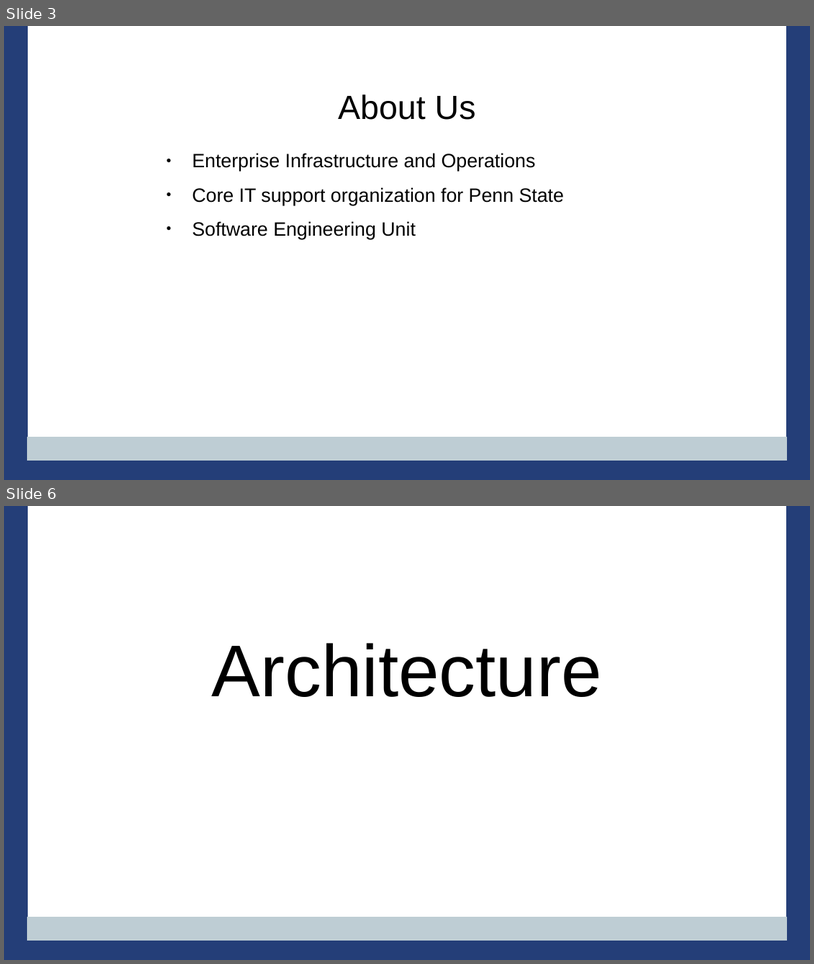
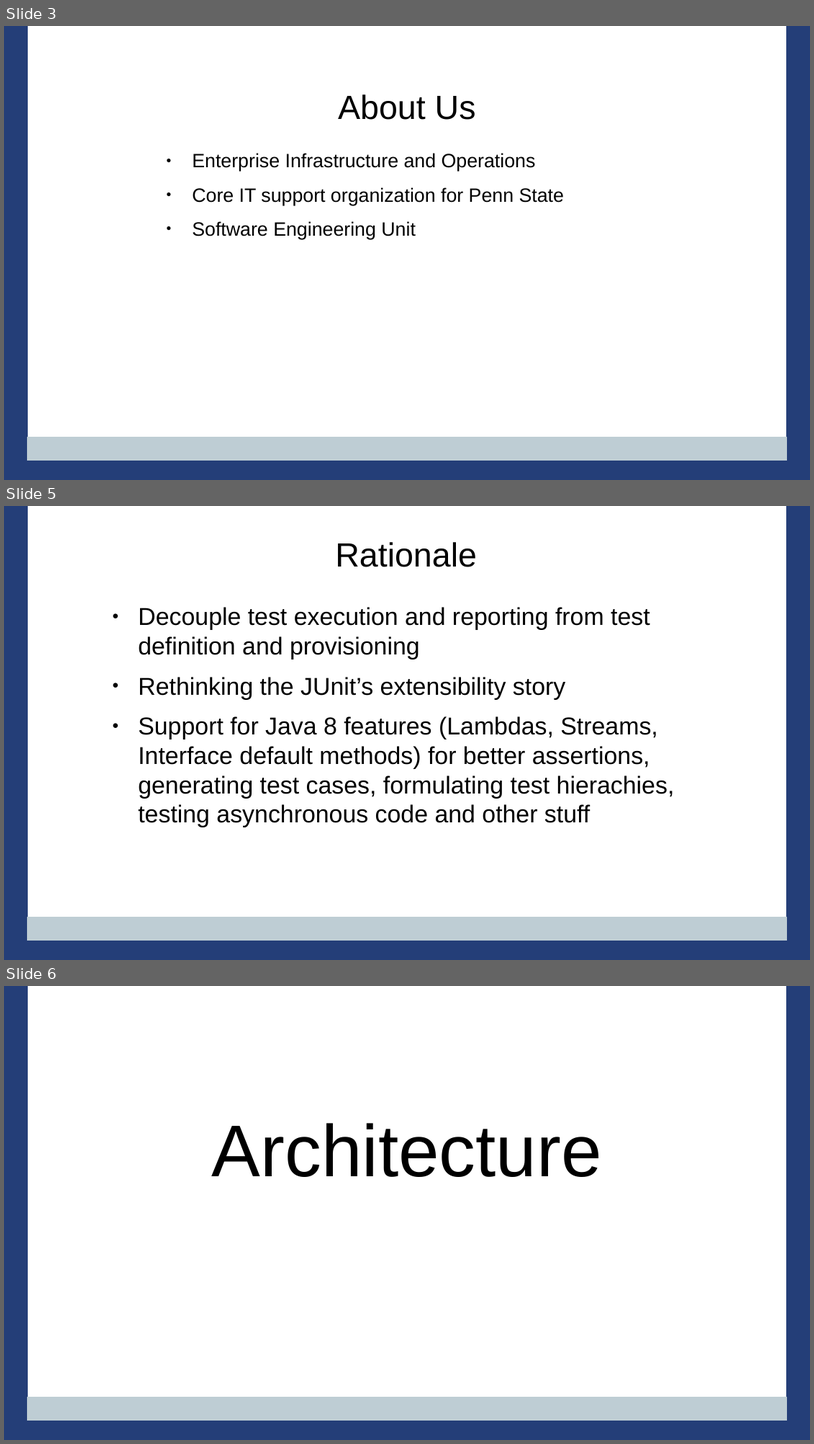
Before and after one commit to PennState/junit5-presentation, a slide deck: src/site/presentation/Junit5_Presentation_JavaOne_2016.odp. Shown one above the other, each under a label of ours: slides 3 and 6 before the commit, slides 3, 5 and 6 after it; the slides between them are not shown. The pictures are 814x964 and 814x1444 pixels, drawn with LibreOffice and Linux fonts; fonts in the diff are those of the drawing; background and template pictures are left out. Boxes give left, top, right and bottom in pixels: in the first picture for what was removed or moved away, otherwise in the second. Text is boxed around its words. In the diff, an @@ line names an element or a change of style, - is before the commit and + after.

Commit message:
adding rationale

```diff
--- a/src/site/presentation/Junit5_Presentation_JavaOne_2016.odp
+++ b/src/site/presentation/Junit5_Presentation_JavaOne_2016.odp
@@ slide 5 added at (x1=4, y1=506, x2=810, y2=960), background #FFFFFF; not listed: 4 template elements that a slide beside it also shows @@
@@ title added at (x1=335, y1=542, x2=477, y2=567), 33 pt, text #000000 @@
+Rationale
@@ text added at (x1=138, y1=607, x2=675, y2=827), 24 pt, text #000000 @@
+● Decouple test execution and reporting from test definition and provisioning
+● Rethinking the JUnit’s extensibility story
+● Support for Java 8 features (Lambdas, Streams, Interface default methods) for better assertions, generating test cases, formulating test hierachies, testing asynchronous code and other stuff
```
Also in this commit, not shown: 1 slide changed, 1 slide removed.
